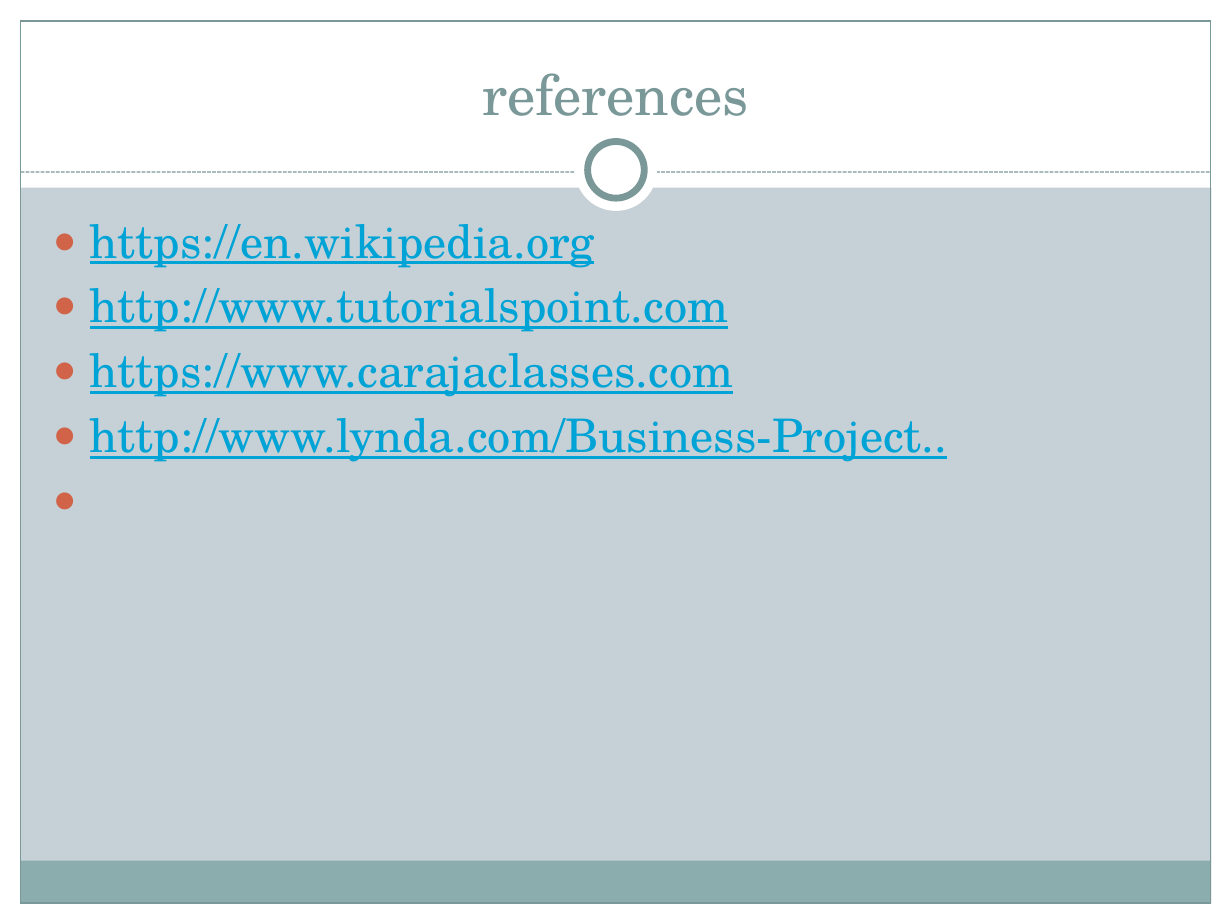
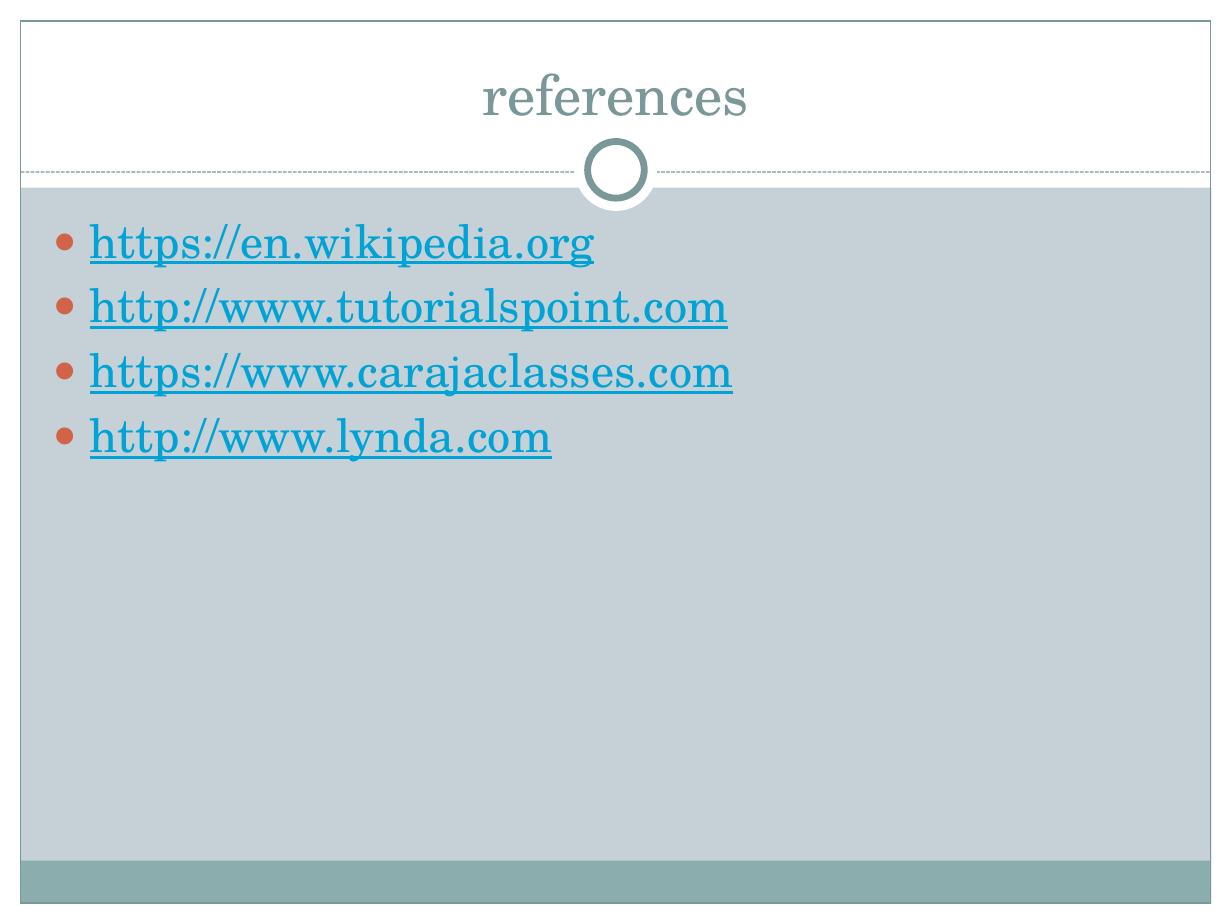
Before and after one commit to mandiratamang/SMS, a slide deck: slide 99 of stock management system/pp of sms.pptx (slide 79 before the commit). Drawn at 1232x924 pixels with LibreOffice and Linux fonts; fonts in the diff are those of the drawing. Boxes give left, top, right and bottom in pixels: in the first picture for what was removed or moved away, otherwise in the second. Text is boxed around its words. In the diff, an @@ line names an element or a change of style, - is before the commit and + after.

Commit message:
project commit

```diff
--- a/stock management system/pp of sms.pptx
+++ b/stock management system/pp of sms.pptx
@@ text at (90,418,552,462): text changed @@
-● http://www.lynda.com/Business-Project..
+● http://www.lynda.com
```
Also in this commit, not shown: 8 other slides changed, 20 slides added, 13 other files.
